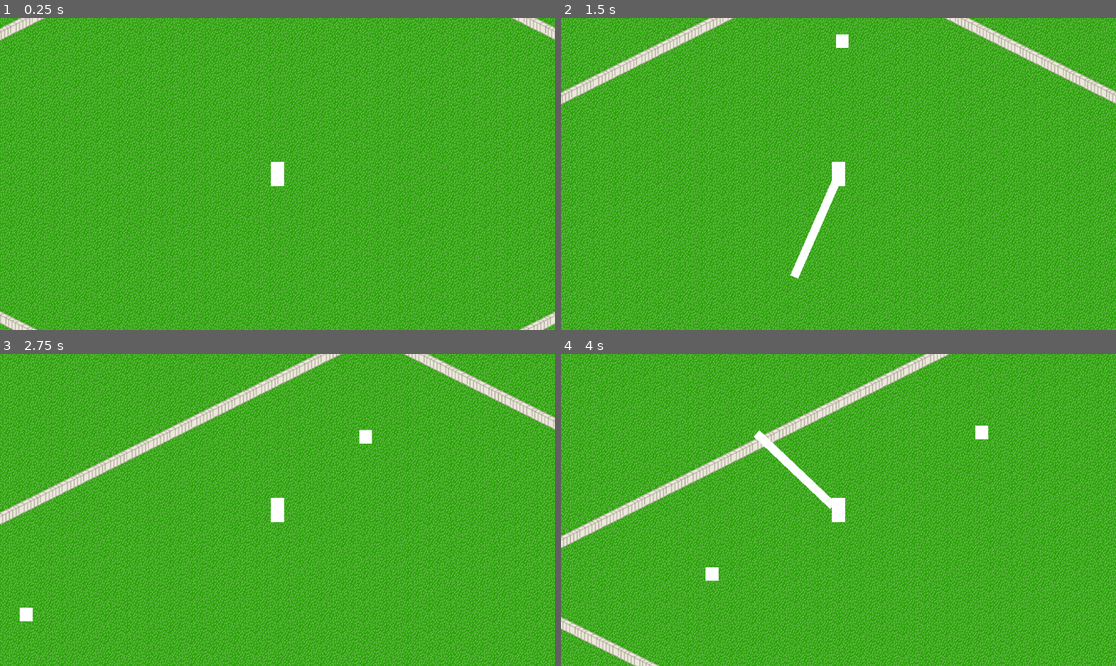
Above: before the commit, frames 1-4 (two rows, left to right).
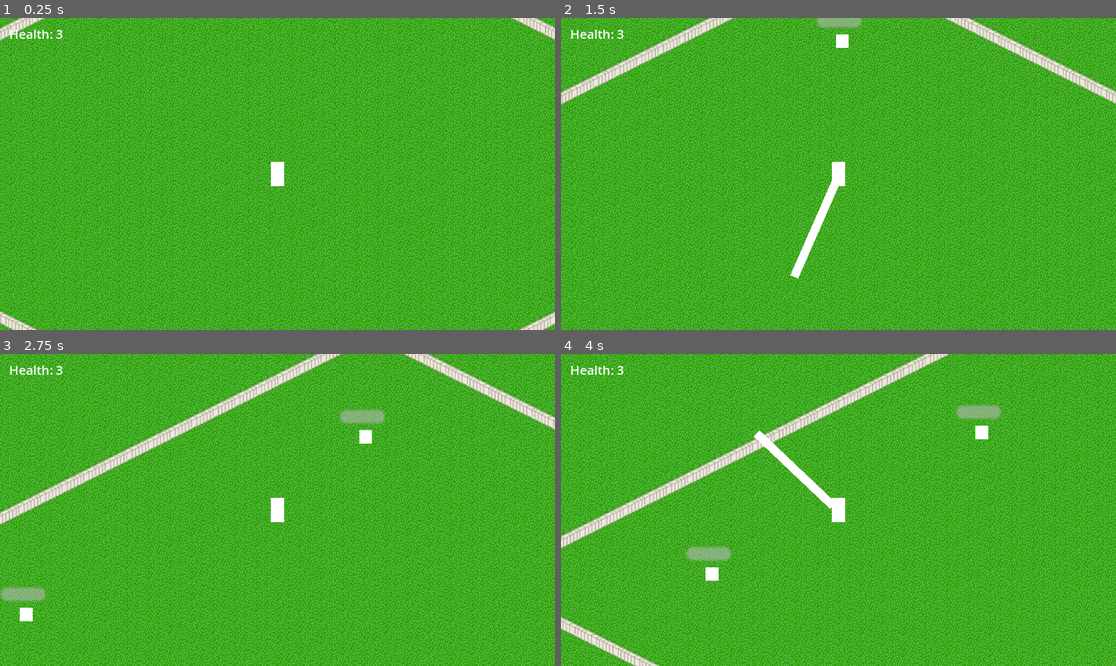
Above: after the commit, the same moments.

Repository: airo4858/rogue_like
Game: Godot game, scene res://main.tscn
The game is run twice, just before and just after one commit, with the same random seed, the same clock (stepped at 60 frames per second) and the same inputs.
Inputs (mouse positions are in pixels of both pictures, inside the frame that each line leads up to):
- Up to frame 1 (0.25 s): no input
- Up to frame 2 (1.5 s): tap Enter at 0.5 s; move the mouse to (810, 236) at 0.52 s; press the mouse at (810, 236) at 0.53 s; hold W (move_up) from 0.53 s (still down); tap Space (jump) at 0.77 s; move the mouse to (1005, 220) at 1.27 s; release the mouse at (1005, 220) at 1.28 s; right-click (1005, 220) at 1.35 s
- Up to frame 3 (2.75 s): tap Space (jump) at 1.52 s; move the mouse to (111, 463) at 2.02 s; release W (move_up) at 2.03 s; press the mouse at (111, 463) at 2.03 s; hold A (move_left) from 2.03 s (still down)
- Up to frame 4 (4 s): move the mouse to (866, 510) at 2.77 s; release the mouse at (866, 510) at 2.78 s; right-click (866, 510) at 2.85 s; tap Space (jump) at 3.02, 3.77 s; move the mouse to (755, 432) at 3.52 s; release A (move_left) at 3.53 s; press the mouse at (755, 432) at 3.53 s; hold S (move_down) from 3.53 s (still down)

The runs differ from the first frame. In frame 1, 0.1% of the frame differs, in the area x 1-12%, y 3-7%; in frame 2, 0.4%; in frame 3, 0.9%, in the area x 0-70%, y 3-80%; in frame 4, 0.9%.

Commit message:
added enemy health bars

Diff:
--- a/enemy1.tscn
+++ b/enemy1.tscn
@@ -1,10 +1,11 @@
-[gd_scene load_steps=16 format=3 uid="uid://bjktnyqj04sp4"]
+[gd_scene load_steps=17 format=3 uid="uid://bjktnyqj04sp4"]
 
 [ext_resource type="Script" path="res://enemy_1.gd" id="1_7l60d"]
 [ext_resource type="Script" path="res://idle_enemy1.gd" id="1_hgt82"]
 [ext_resource type="Script" path="res://state_machine.gd" id="2_xpb28"]
 [ext_resource type="Script" path="res://chasing_enemy1.gd" id="4_rl46d"]
 [ext_resource type="Script" path="res://attack_enemy1.gd" id="5_c3vkm"]
+[ext_resource type="Script" path="res://enemy_health_bar.gd" id="6_72n2k"]
 
 [sub_resource type="CanvasTexture" id="CanvasTexture_xv071"]
 
@@ -25,6 +26,33 @@
 
 [sub_resource type="CircleShape2D" id="CircleShape2D_3xutn"]
 radius = 42.0119
+
+[sub_resource type="Animation" id="Animation_5p5pw"]
+length = 0.001
+tracks/0/type = "value"
+tracks/0/imported = false
+tracks/0/enabled = true
+tracks/0/path = NodePath("AttackAnimation/AttackHurtbox/AttackHitbox:disabled")
+tracks/0/interp = 1
+tracks/0/loop_wrap = true
+tracks/0/keys = {
+"times": PackedFloat32Array(0),
+"transitions": PackedFloat32Array(1),
+"update": 1,
+"values": [true]
+}
+tracks/1/type = "value"
+tracks/1/imported = false
+tracks/1/enabled = true
+tracks/1/path = NodePath("AttackAnimation/AttackHurtbox/AttackSprite:visible")
+tracks/1/interp = 1
+tracks/1/loop_wrap = true
+tracks/1/keys = {
+"times": PackedFloat32Array(0),
+"transitions": PackedFloat32Array(1),
+"update": 1,
+"values": [false]
+}
 
 [sub_resource type="Animation" id="Animation_ti55g"]
 resource_name = "enemy1_attack"
@@ -55,33 +83,6 @@
 "values": [false, true, false]
 }
 
-[sub_resource type="Animation" id="Animation_5p5pw"]
-length = 0.001
-tracks/0/type = "value"
-tracks/0/imported = false
-tracks/0/enabled = true
-tracks/0/path = NodePath("AttackAnimation/AttackHurtbox/AttackHitbox:disabled")
-tracks/0/interp = 1
-tracks/0/loop_wrap = true
-tracks/0/keys = {
-"times": PackedFloat32Array(0),
-"transitions": PackedFloat32Array(1),
-"update": 1,
-"values": [true]
-}
-tracks/1/type = "value"
-tracks/1/imported = false
-tracks/1/enabled = true
-tracks/1/path = NodePath("AttackAnimation/AttackHurtbox/AttackSprite:visible")
-tracks/1/interp = 1
-tracks/1/loop_wrap = true
-tracks/1/keys = {
-"times": PackedFloat32Array(0),
-"transitions": PackedFloat32Array(1),
-"update": 1,
-"values": [false]
-}
-
 [sub_resource type="AnimationLibrary" id="AnimationLibrary_585kj"]
 _data = {
 "RESET": SubResource("Animation_5p5pw"),
@@ -96,6 +97,26 @@
 position = Vector2(-0.5, 0)
 scale = Vector2(19, 20)
 texture = SubResource("CanvasTexture_xv071")
+
+[node name="HealthBar" type="ProgressBar" parent="Sprite2D" node_paths=PackedStringArray("enemy")]
+anchors_preset = 8
+anchor_left = 0.5
+anchor_top = 0.5
+anchor_right = 0.5
+anchor_bottom = 0.5
+offset_left = -2.05263
+offset_top = -2.2
+offset_right = 11.9474
+offset_bottom = 1.8
+grow_horizontal = 2
+grow_vertical = 2
+scale = Vector2(0.25, 0.25)
+theme_override_font_sizes/font_size = 7
+max_value = 10.0
+value = 10.0
+show_percentage = false
+script = ExtResource("6_72n2k")
+enemy = NodePath("../..")
 
 [node name="Collision" type="CollisionShape2D" parent="."]
 position = Vector2(-0.5, 0)
--- a/enemy_1.gd
+++ b/enemy_1.gd
@@ -1,10 +1,14 @@
 extends CharacterBody2D
 class_name Enemy
 
+signal healthChanged
+
+@export var max_hp: int = 10
 @export var hp: int = 10
 
 func hit(damage_number: int):
 	hp -= damage_number
+	healthChanged.emit()
 	if (hp <= 0):
 		queue_free()
 
--- /dev/null
+++ b/enemy_health_bar.gd
@@ -0,0 +1,10 @@
+extends ProgressBar
+
+@export var enemy : CharacterBody2D
+
+func _ready():
+	enemy.healthChanged.connect(update)
+	update()
+
+func update():
+	value = enemy.hp * 10 / enemy.max_hp
--- a/player.gd
+++ b/player.gd
@@ -1,7 +1,9 @@
 extends CharacterBody2D
 
 @export var move_speed: float = 100.0
-@export var hp: int = 3
+
+@export var max_hp : int = 3
+@export var hp: int = max_hp
 
 var can_jump : bool = true
 var can_sweep : bool = true
@@ -50,6 +52,7 @@
 func hurt(damage_number : int):
 	hp -= damage_number
 
+	get_tree().get_root().get_node("Main/UI").get_hurt(1)
 	if (hp <= 0):
 		self.visible = false
 		get_tree().paused = true
--- a/ui.gd
+++ b/ui.gd
@@ -1 +1,11 @@
 extends CanvasLayer
+
+var health : int = 3
+
+func get_hurt(num : int):
+	health -= num
+	$Health.text = "Health: " + str(health)
+
+func gain_health(num : int):
+	health += num
+	$Health.text = "Health: " + str(health)
--- a/ui.tscn
+++ b/ui.tscn
@@ -4,3 +4,11 @@
 
 [node name="UI" type="CanvasLayer"]
 script = ExtResource("1_6xdte")
+
+[node name="Health" type="Label" parent="."]
+offset_left = 19.0
+offset_top = 15.0
+offset_right = 215.0
+offset_bottom = 51.0
+theme_override_font_sizes/font_size = 26
+text = "Health: 3"
